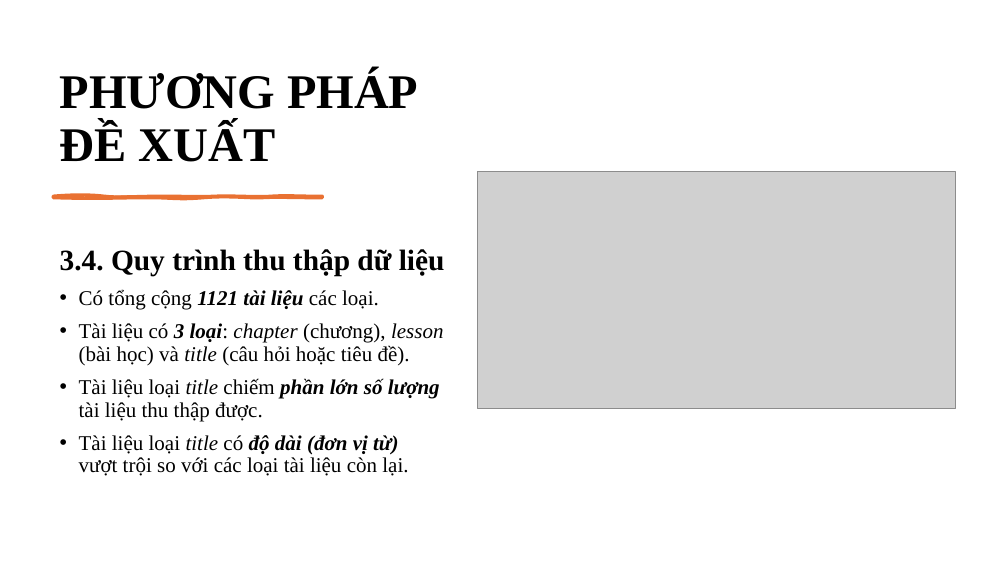
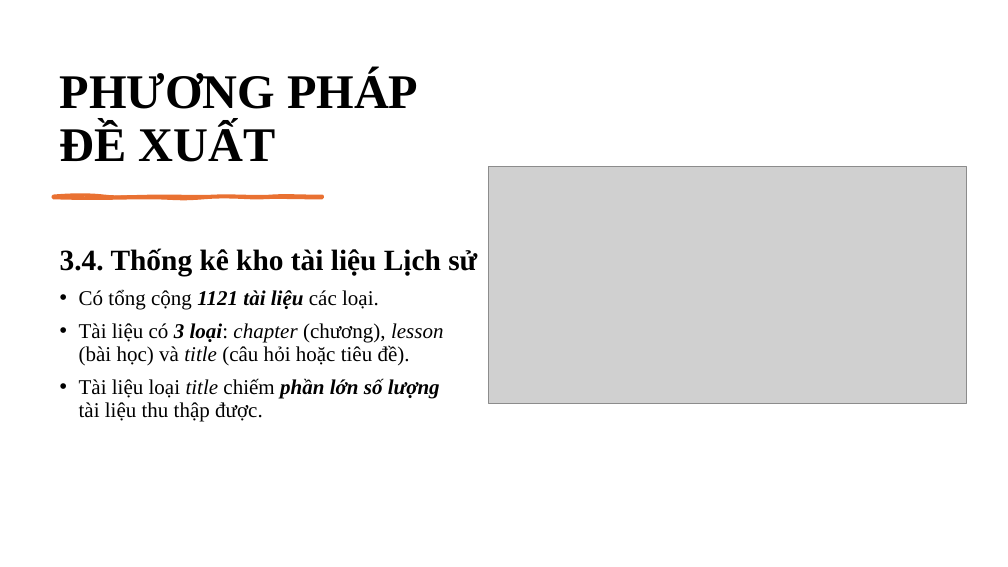
Before and after one commit to ngovanuc/Vietnamese_History_Chatbot, a slide deck: slide 13 of documents/slide bao cao v2.pptx (slide 21 before the commit). Drawn at 1008x567 pixels with LibreOffice and Linux fonts; fonts in the diff are those of the drawing; grey boxes stand for pictures. Boxes give left, top, right and bottom in pixels: in the first picture for what was removed or moved away, otherwise in the second. Text is boxed around its words. In the diff, an @@ line names an element or a change of style, - is before the commit and + after.

```diff
--- a/documents/slide bao cao v2.pptx
+++ b/documents/slide bao cao v2.pptx
@@ picture: place and size @@
-picture at (478,172,956,408)
+picture at (488,166,966,403)
@@ text at (60,248,477,277): text changed @@
-3.4. Quy trình thu thập dữ liệu
+3.4. Thống kê kho tài liệu Lịch sử
@@ text at (79,435,408,476): paragraph removed @@
-• Tài liệu loại title có độ dài (đơn vị từ) vượt trội so với các loại tài liệu còn lại.
```
Also in this commit, not shown: 25 other slides changed, 1 slide added, 32 slides removed.
